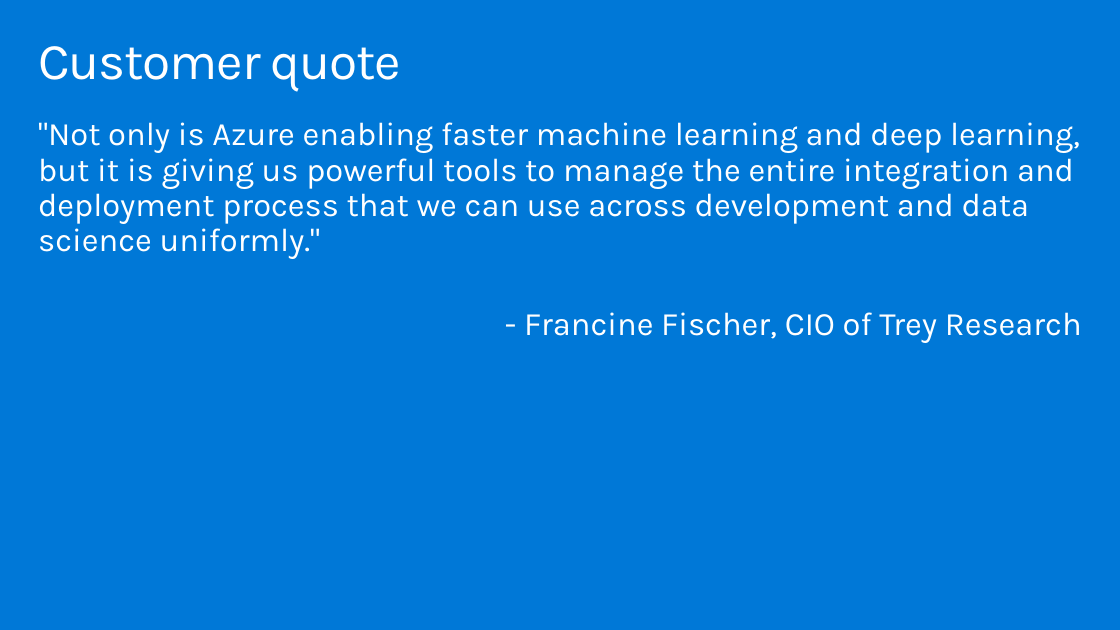
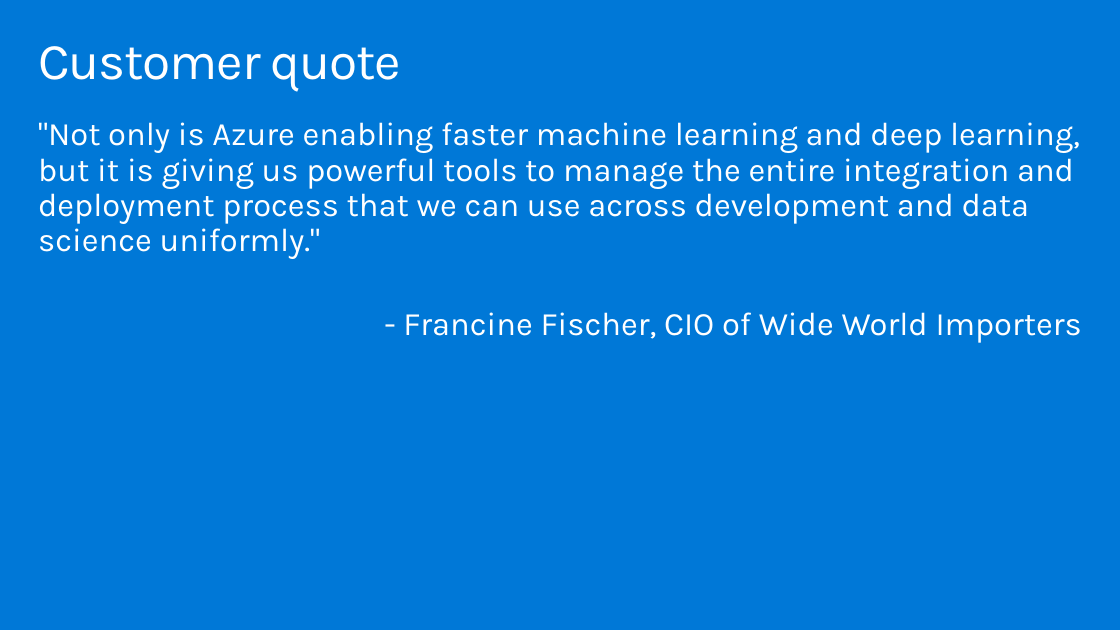
Before and after one commit to tgokal/MCW-ML-Ops, a slide deck: slide 29 of Whiteboard design session/WDS trainer presentation - MLOps.pptx. Drawn at 1120x630 pixels with LibreOffice and Linux fonts; fonts in the diff are those of the drawing. Boxes give left, top, right and bottom in pixels: in the first picture for what was removed or moved away, otherwise in the second. Text is boxed around its words. In the diff, an @@ line names an element or a change of style, - is before the commit and + after.

```diff
--- a/Whiteboard design session/WDS trainer presentation - MLOps.pptx
+++ b/Whiteboard design session/WDS trainer presentation - MLOps.pptx
@@ text at (x1=403, y1=312, x2=1082, y2=343): text changed @@
-- Francine Fischer, CIO of Trey Research
+- Francine Fischer, CIO of Wide World Importers
```
Also in this commit, not shown: 12 other slides changed, 4 other files.
